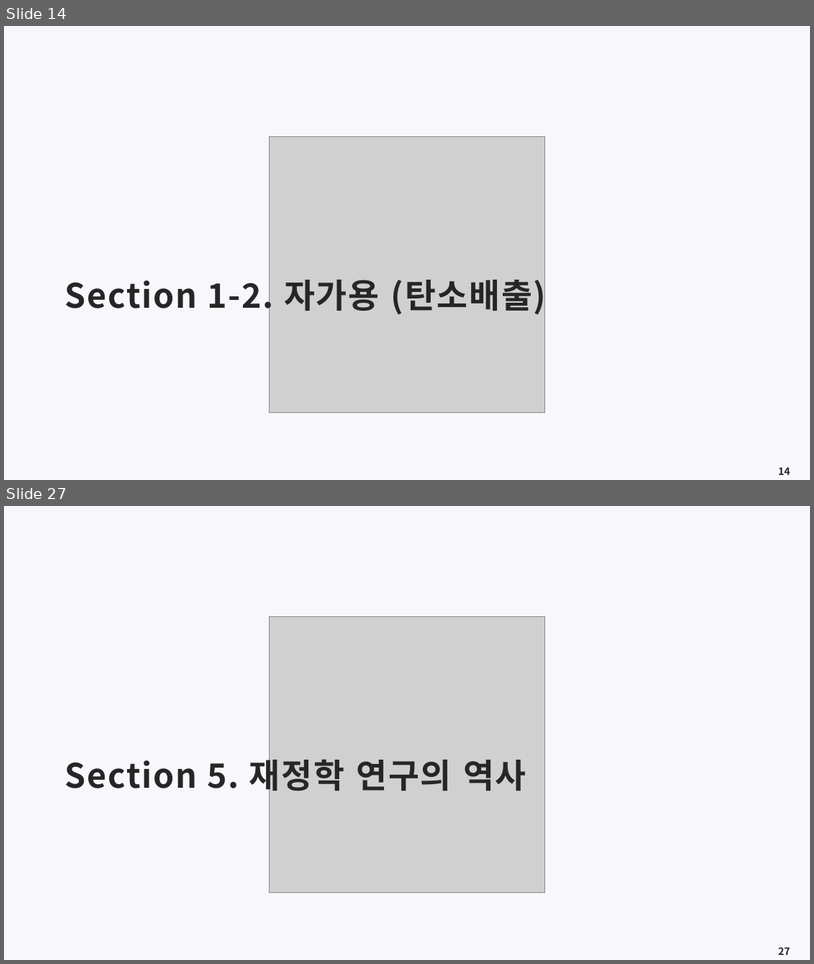
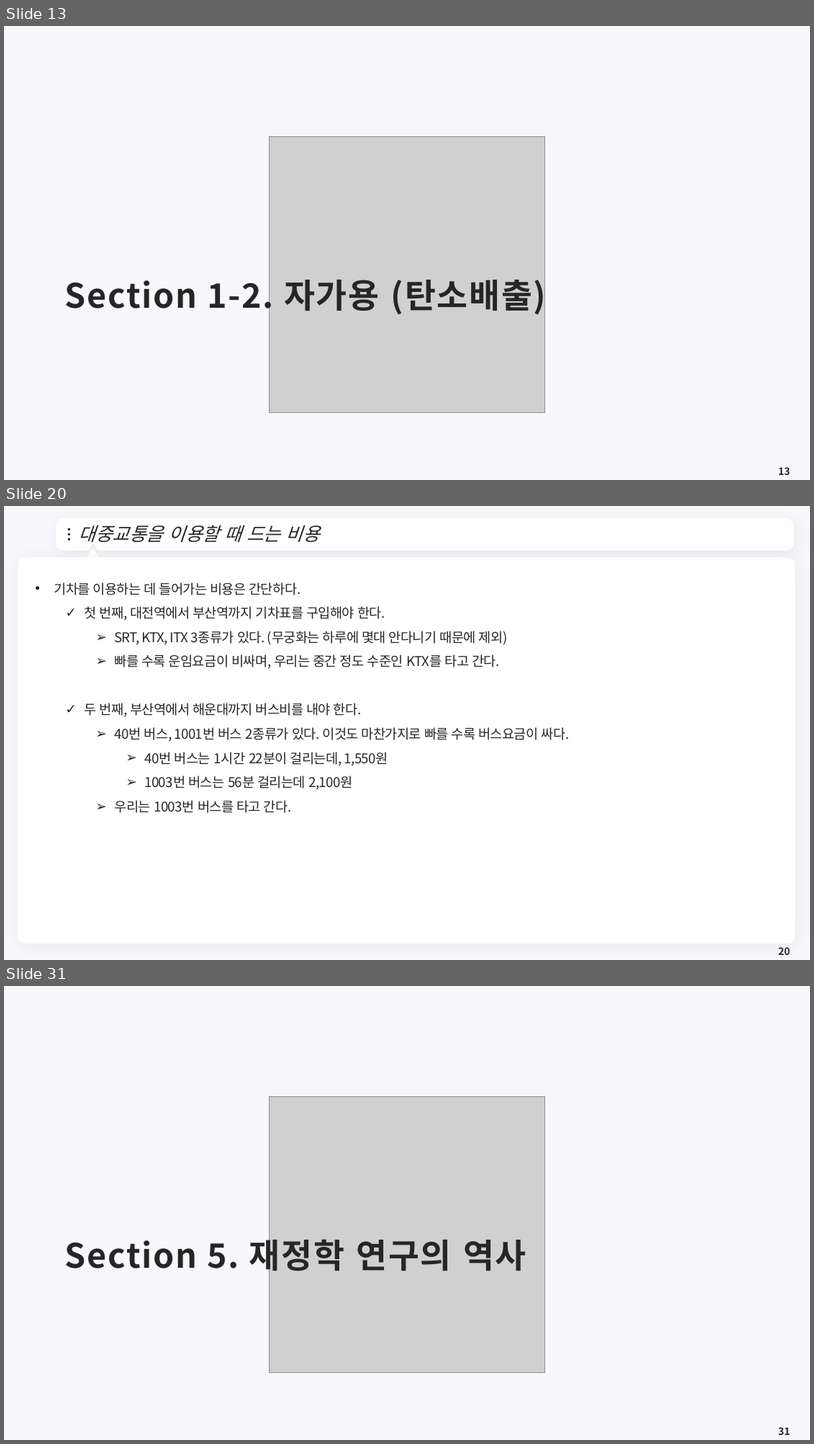
Before and after one commit to meandthey/Teaching, a slide deck: 생활속의 경제/01_Lectures/생활속의 경제_(에너지경제).pptx. Shown one above the other, each under a label of ours: slides 14 and 27 before the commit, slides 13, 20 and 31 after it; the slides between them are not shown. The pictures are 814x964 and 814x1444 pixels, drawn with LibreOffice and Linux fonts; fonts in the diff are those of the drawing; grey boxes stand for pictures; background and template pictures are left out. Boxes give left, top, right and bottom in pixels: in the first picture for what was removed or moved away, otherwise in the second. Text is boxed around its words. In the diff, an @@ line names an element or a change of style, - is before the commit and + after.

```diff
--- a/생활속의 경제/01_Lectures/생활속의 경제_(에너지경제).pptx
+++ b/생활속의 경제/01_Lectures/생활속의 경제_(에너지경제).pptx
@@ slide 20 added at (4, 506, 810, 960), background #F8F7FC @@
@@ freeform shape added at (59, 521, 792, 548), fill #FFFFFF, outline #FFFFFF 7.25 pt @@
@@ title added at (79, 525, 320, 542), 22 pt, text #262626, italic @@
+대중교통을 이용할 때 드는 비용
@@ ellipse added at (68, 528, 70, 530), fill #262626 @@
@@ ellipse added at (68, 533, 70, 536), fill #262626 @@
@@ ellipse added at (68, 538, 70, 541), fill #262626 @@
@@ freeform shape added at (775, 530, 782, 539), fill #FFFFFF @@
@@ rounded rectangle added at (18, 557, 796, 943), fill #FFFFFF @@
@@ triangle added at (85, 550, 100, 562), fill #FFFFFF, outline #FFFFFF 3.75 pt @@
@@ text added at (54, 582, 570, 813), 16 pt, text #262626 @@
+• 기차를 이용하는 데 들어가는 비용은 간단하다.
+  ✓ 첫 번째, 대전역에서 부산역까지 기차표를 구입해야 한다.
+    ➢ SRT, KTX, ITX 3종류가 있다. (무궁화는 하루에 몇대 안다니기 때문에 제외)
+    ➢ 빠를 수록 운임요금이 비싸며, 우리는 중간 정도 수준인 KTX를 타고 간다.
+  ✓ 두 번째, 부산역에서 해운대까지 버스비를 내야 한다.
+    ➢ 40번 버스, 1001번 버스 2종류가 있다. 이것도 마찬가지로 빠를 수록 버스요금이 싸다.
+      ➢ 40번 버스는 1시간 22분이 걸리는데, 1,550원
+      ➢ 1003번 버스는 56분 걸리는데 2,100원
+    ➢ 우리는 1003번 버스를 타고 간다.
@@ page number added at (779, 947, 790, 955), 12 pt, text #262626, bold @@
+20
@@ what was slide 14 is now slide 13 @@
@@ page number at (779, 467, 790, 475): text changed @@
-14
+13
@@ what was slide 27 is now slide 31 @@
@@ page number at (779, 1427, 790, 1435): text changed @@
-27
+31
```
Also in this commit, not shown: 12 slides changed, 10 other slides added, 5 slides removed, 1 other file.
